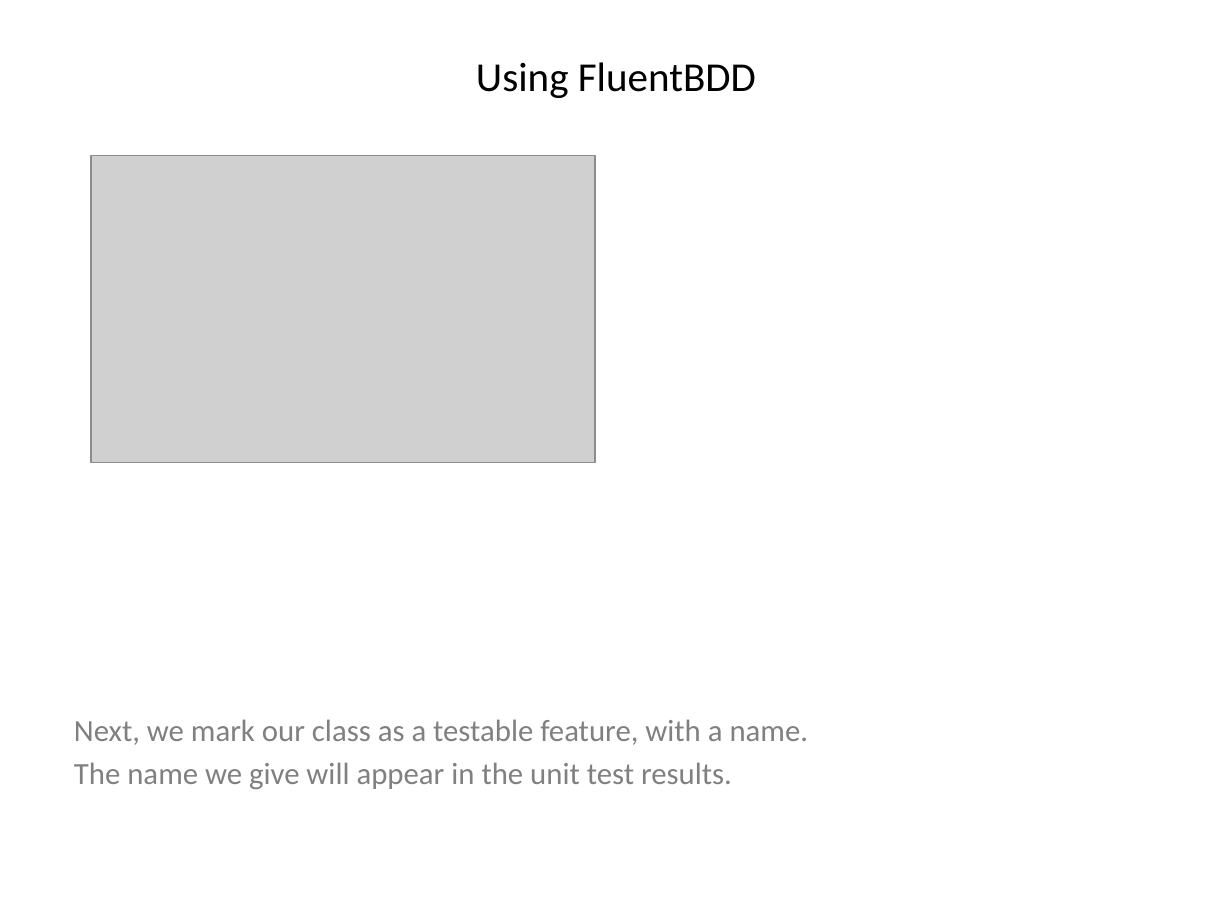
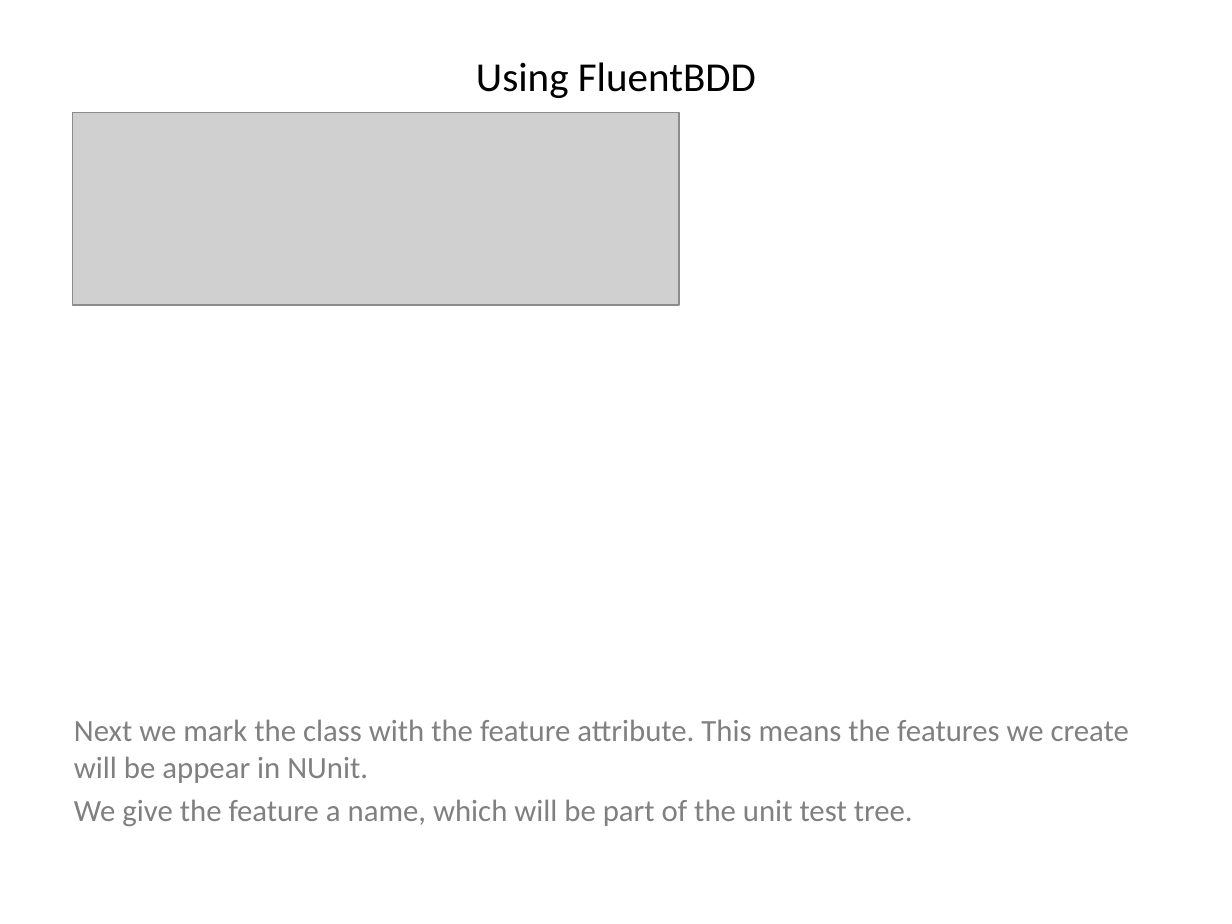
Before and after one commit to i-e-b/FluentBdd, a slide deck: slide 31 of FluentBDD/Fluent BDD.pptx. Drawn at 1232x924 pixels with LibreOffice and Linux fonts; fonts in the diff are those of the drawing; grey boxes stand for pictures. Boxes give left, top, right and bottom in pixels: in the first picture for what was removed or moved away, otherwise in the second. Text is boxed around its words. In the diff, an @@ line names an element or a change of style, - is before the commit and + after.

```diff
--- a/FluentBDD/Fluent BDD.pptx
+++ b/FluentBDD/Fluent BDD.pptx
@@ picture added at (73,113,679,306) @@
@@ picture removed at (91,155,595,462) @@
@@ text at (74,719,1129,826): text changed @@
-Next, we mark our class as a testable feature, with a name.
-The name we give will appear in the unit test results.
+Next we mark the class with the feature attribute. This means the features we create will be appear in NUnit.
+We give the feature a name, which will be part of the unit test tree.
```
Also in this commit, not shown: 69 other slides changed, 9 slides added, 16 slides removed, 25 other files.
